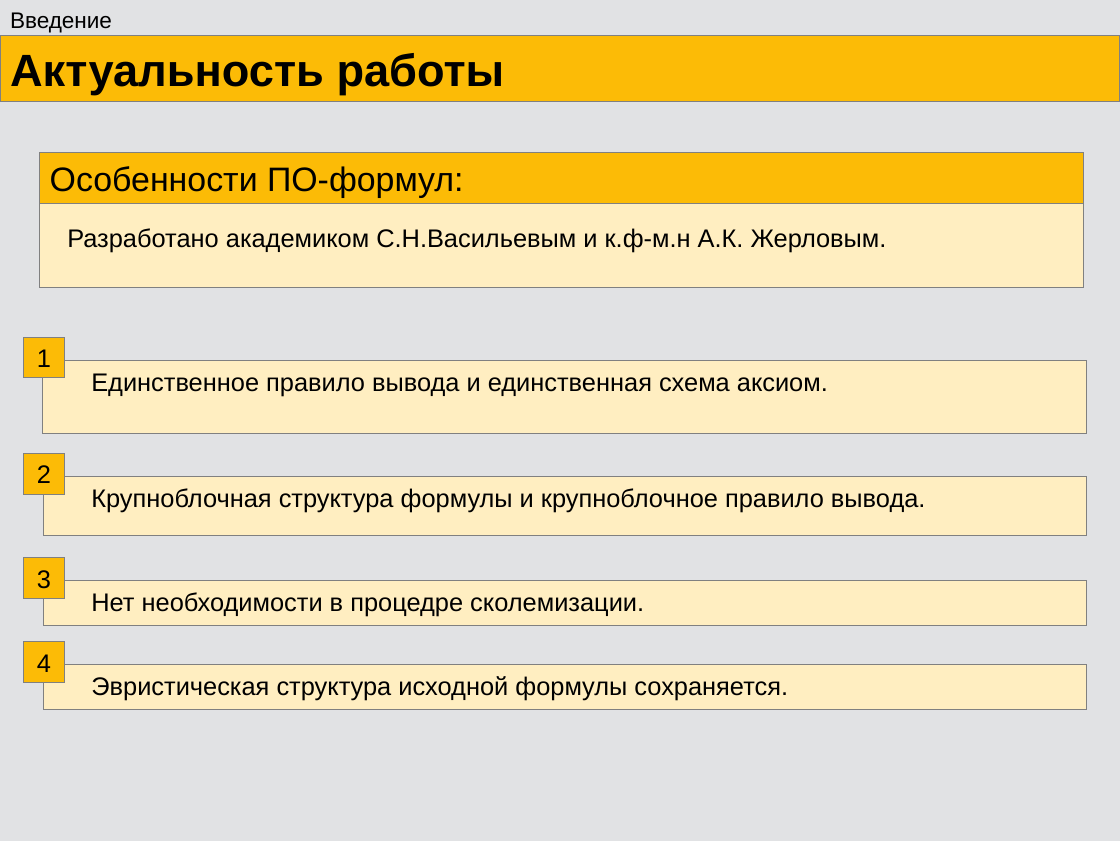
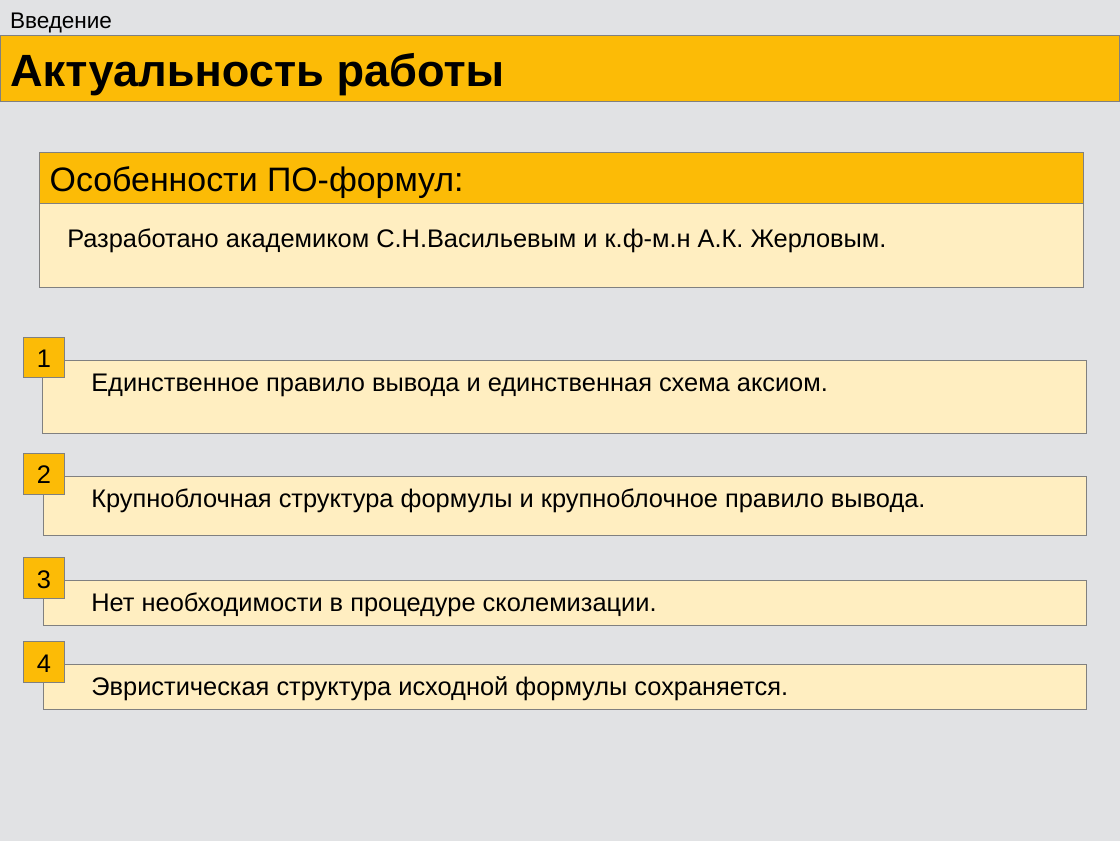
Before and after one commit to eugeneai/prisnif, a slide deck: slide 3 of brick/pres/pacman.odp. Drawn at 1120x841 pixels with LibreOffice and Linux fonts; fonts in the diff are those of the drawing. Boxes give left, top, right and bottom in pixels: in the first picture for what was removed or moved away, otherwise in the second. Text is boxed around its words. In the diff, an @@ line names an element or a change of style, - is before the commit and + after.

```diff
--- a/brick/pres/pacman.odp
+++ b/brick/pres/pacman.odp
@@ text at [91, 592, 657, 616]: text changed @@
-Нет необходимости в процедре сколемизации.
+Нет необходимости в процедуре сколемизации.
```
Also in this commit, not shown: 5 other slides changed, 1 slide added, 38 other files.
